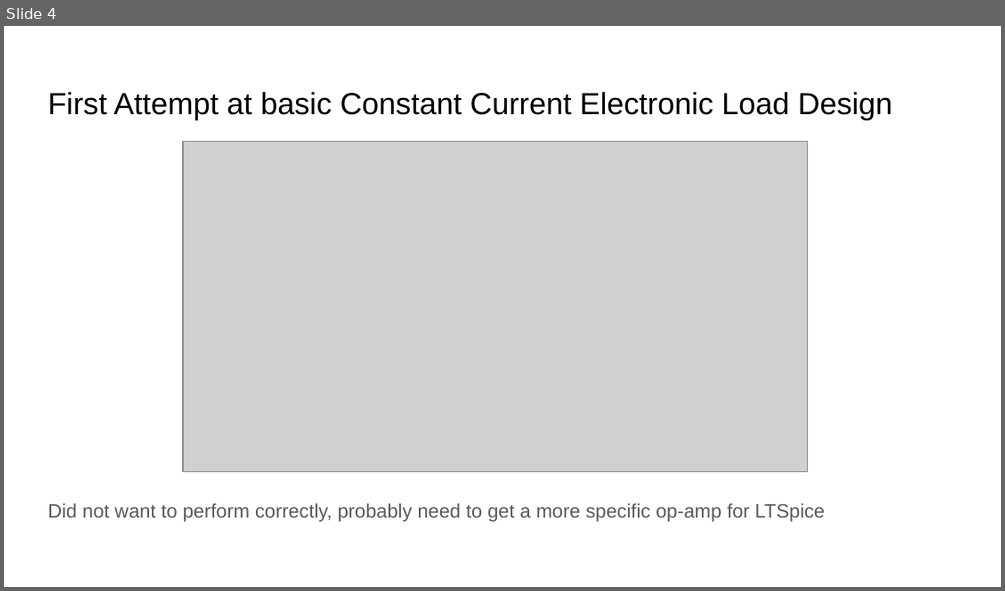
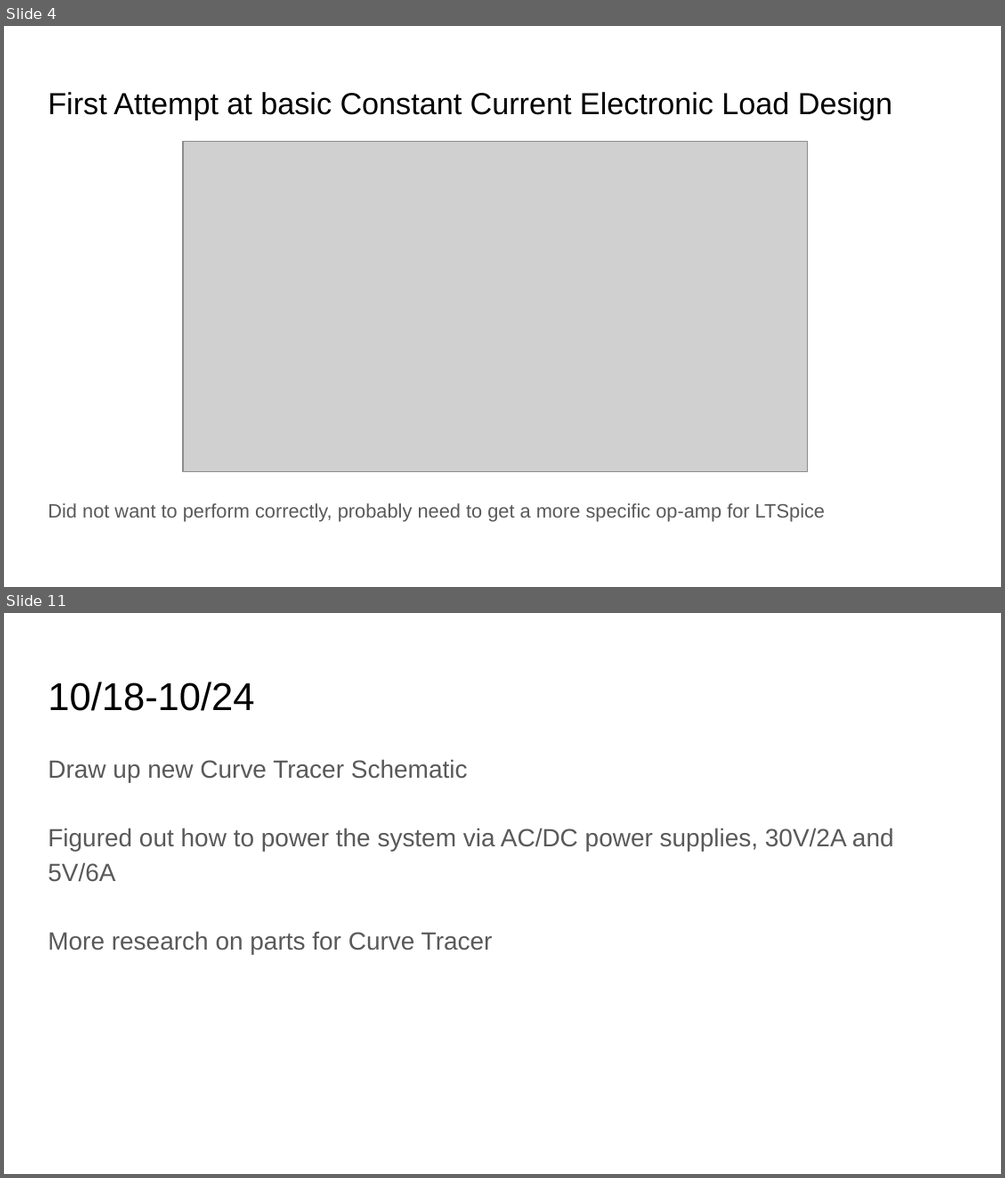
Before and after one commit to Xylot/DAPL, a slide deck: Project Notebook - Group 4/Project Notebook - Group 4/1. Individual/Cooper/Cooper Project Notebook.pptx. Shown one above the other, each under a label of ours: slide 4 before the commit, slides 4 and 11 after it; the slides between them are not shown. The pictures are 1005x591 and 1005x1178 pixels, drawn with LibreOffice and Linux fonts; fonts in the diff are those of the drawing; grey boxes stand for pictures. Boxes give left, top, right and bottom in pixels: in the first picture for what was removed or moved away, otherwise in the second. Text is boxed around its words. In the diff, an @@ line names an element or a change of style, - is before the commit and + after.

```diff
--- a/Project Notebook - Group 4/Project Notebook - Group 4/1. Individual/Cooper/Cooper Project Notebook.pptx
+++ b/Project Notebook - Group 4/Project Notebook - Group 4/1. Individual/Cooper/Cooper Project Notebook.pptx
@@ slide 11 added at [4,613,1001,1174], background #FFFFFF @@
@@ title added at [48,682,254,711], 28 pt, text #000000 @@
+10/18-10/24
@@ text added at [48,759,894,954], 18 pt, text #595959 @@
+Draw up new Curve Tracer Schematic
+Figured out how to power the system via AC/DC power supplies, 30V/2A and 5V/6A
+More research on parts for Curve Tracer
```
Also in this commit, not shown: 18 other slides added, 17 other files.
